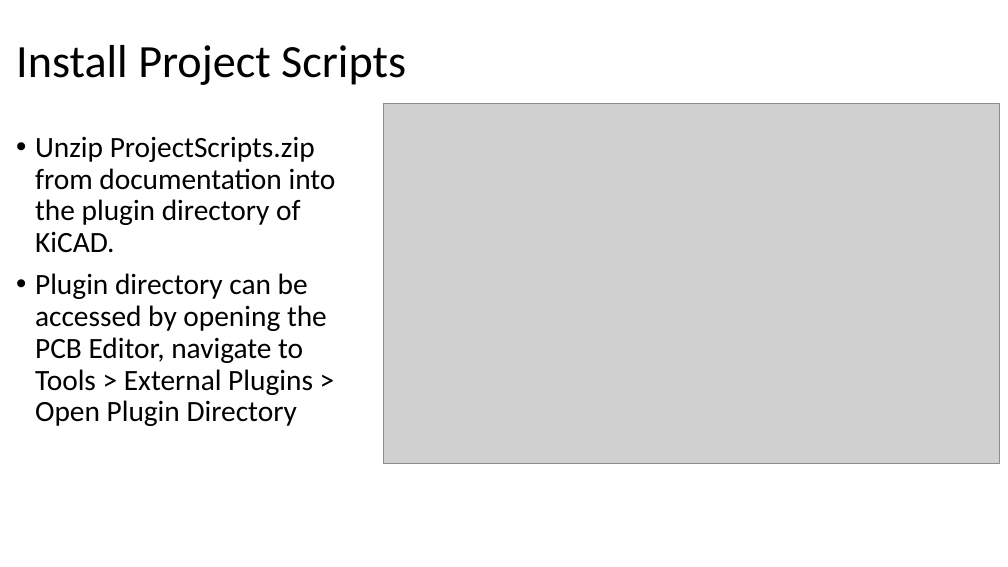
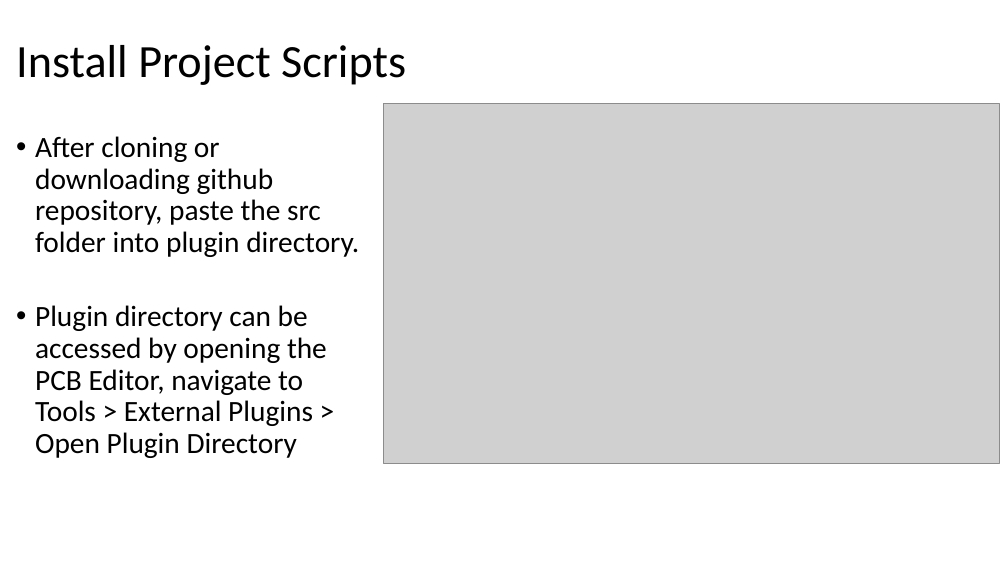
Before and after one commit to ffharding/4DPrinting-KiCAD, a slide deck: slide 11 of documentation/KiCAD Implementation.pptx. Drawn at 1008x567 pixels with LibreOffice and Linux fonts; fonts in the diff are those of the drawing; grey boxes stand for pictures. Boxes give left, top, right and bottom in pixels: in the first picture for what was removed or moved away, otherwise in the second. Text is boxed around its words. In the diff, an @@ line names an element or a change of style, - is before the commit and + after.

```diff
--- a/documentation/KiCAD Implementation.pptx
+++ b/documentation/KiCAD Implementation.pptx
@@ text at [35,136,359,257]: text changed @@
-• Unzip ProjectScripts.zip from documentation into the plugin directory of KiCAD.
+• After cloning or downloading github repository, paste the src folder into plugin directory.
```
Also in this commit, not shown: 11 other files.
